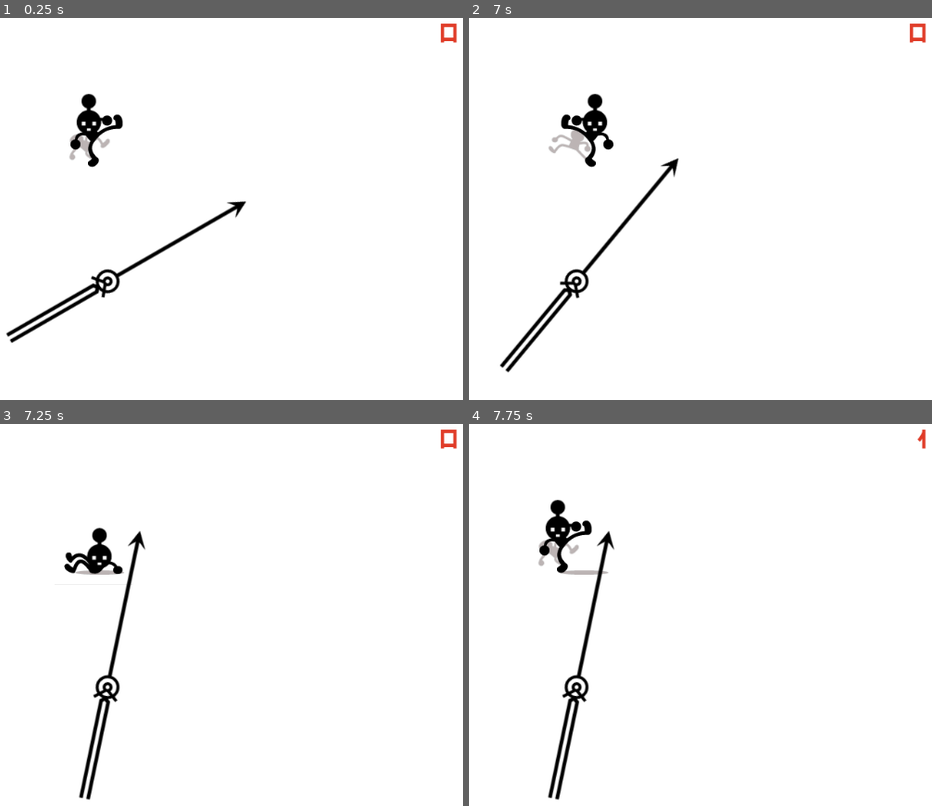
Above: before the commit, frames 1-4 (two rows, left to right).
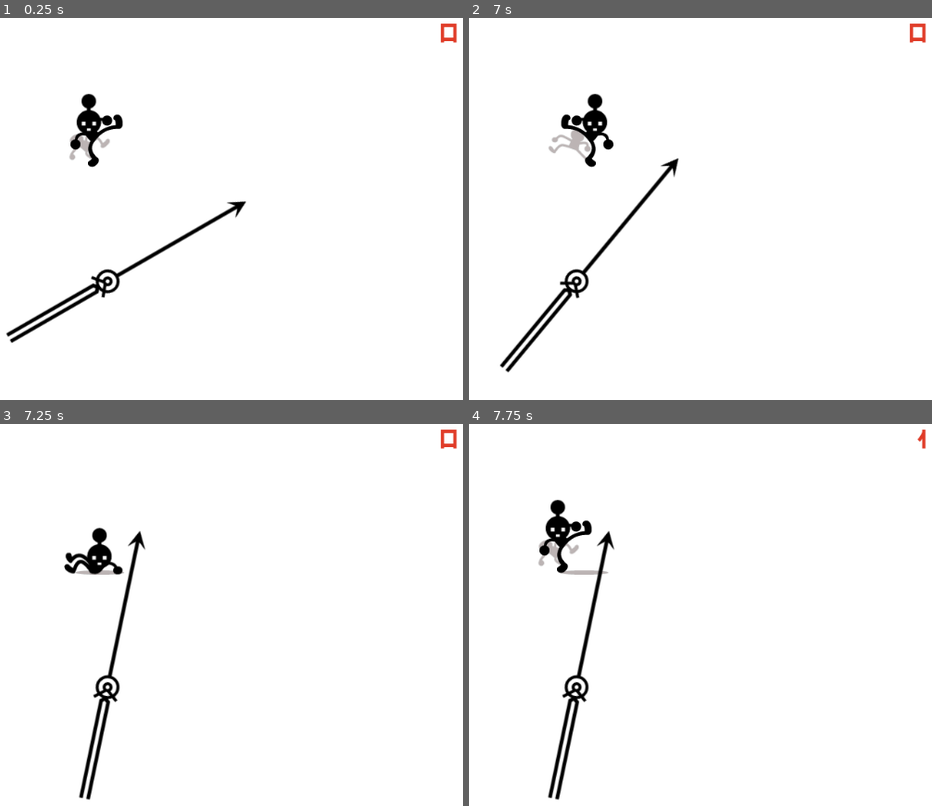
Above: after the commit, the same moments.

Repository: NoodleSushi/Mr-Upbeat-Godot-Remake
Game: Godot game, scene res://Node2D.tscn
Two runs of this game, one before a commit and one after it. Both use one fixed random seed, a clock stepped at 60 frames per second and the inputs below.
Inputs:
- Up to frame 1 (0.25 s): no input
- Up to frame 2 (7 s): tap Enter (ui_accept) at 0.5, 0.77, 1.25, 1.52, 2, 2.75, 3.02, 3.5, 3.77, 4.25, 4.52, 6.02, 6.77 s
- Up to frame 3 (7.25 s): no input
- Up to frame 4 (7.75 s): tap Enter (ui_accept) at 7.52 s

Frames 1-2 are identical in both runs. In frame 3, 0.1% of the frame differs, in the area x 13-27%, y 33-40%; in frame 4, nothing differs.

Commit message:
Completed All Animations

Diff:
--- a/Node2D.tscn
+++ b/Node2D.tscn
@@ -128,7 +128,260 @@
 
 [sub_resource type="Animation" id=2]
 
-resource_name = "step_left"
+resource_name = "bump_left"
+length = 6.0
+loop = false
+step = 1.0
+tracks/0/type = "value"
+tracks/0/path = NodePath("mirror/FallShadow:visible")
+tracks/0/interp = 1
+tracks/0/loop_wrap = true
+tracks/0/imported = false
+tracks/0/enabled = true
+tracks/0/keys = {
+"times": PoolRealArray( 0 ),
+"transitions": PoolRealArray( 1 ),
+"update": 1,
+"values": [ true ]
+}
+tracks/1/type = "value"
+tracks/1/path = NodePath("Shadow:Set_Integer")
+tracks/1/interp = 1
+tracks/1/loop_wrap = true
+tracks/1/imported = false
+tracks/1/enabled = true
+tracks/1/keys = {
+"times": PoolRealArray( 0 ),
+"transitions": PoolRealArray( 1 ),
+"update": 1,
+"values": [ 0 ]
+}
+tracks/2/type = "value"
+tracks/2/path = NodePath("mirror:scale")
+tracks/2/interp = 1
+tracks/2/loop_wrap = true
+tracks/2/imported = false
+tracks/2/enabled = true
+tracks/2/keys = {
+"times": PoolRealArray( 0 ),
+"transitions": PoolRealArray( 1 ),
+"update": 0,
+"values": [ Vector2( -1, 1 ) ]
+}
+tracks/3/type = "value"
+tracks/3/path = NodePath("mirror/Body:Set_Integer")
+tracks/3/interp = 1
+tracks/3/loop_wrap = true
+tracks/3/imported = false
+tracks/3/enabled = true
+tracks/3/keys = {
+"times": PoolRealArray( 0, 2, 4 ),
+"transitions": PoolRealArray( 1, 1, 1 ),
+"update": 1,
+"values": [ 9, 10, 11 ]
+}
+tracks/4/type = "value"
+tracks/4/path = NodePath("mirror/Head:position")
+tracks/4/interp = 1
+tracks/4/loop_wrap = true
+tracks/4/imported = false
+tracks/4/enabled = true
+tracks/4/keys = {
+"times": PoolRealArray( 0, 2, 4 ),
+"transitions": PoolRealArray( 0, 0, 0 ),
+"update": 0,
+"values": [ Vector2( 1.34839, -22.1369 ), Vector2( 5.42443, -28.6689 ), Vector2( 2.05052, -32.8759 ) ]
+}
+tracks/5/type = "value"
+tracks/5/path = NodePath("mirror/Motion/Motion1:visible")
+tracks/5/interp = 1
+tracks/5/loop_wrap = true
+tracks/5/imported = false
+tracks/5/enabled = true
+tracks/5/keys = {
+"times": PoolRealArray( 0 ),
+"transitions": PoolRealArray( 1 ),
+"update": 1,
+"values": [ false ]
+}
+tracks/6/type = "value"
+tracks/6/path = NodePath("mirror/Motion/Motion2:visible")
+tracks/6/interp = 1
+tracks/6/loop_wrap = true
+tracks/6/imported = false
+tracks/6/enabled = true
+tracks/6/keys = {
+"times": PoolRealArray( 0 ),
+"transitions": PoolRealArray( 1 ),
+"update": 1,
+"values": [ false ]
+}
+tracks/7/type = "value"
+tracks/7/path = NodePath("mirror/Motion/Motion4:visible")
+tracks/7/interp = 1
+tracks/7/loop_wrap = true
+tracks/7/imported = false
+tracks/7/enabled = true
+tracks/7/keys = {
+"times": PoolRealArray( 0, 2 ),
+"transitions": PoolRealArray( 1, 1 ),
+"update": 1,
+"values": [ true, false ]
+}
+tracks/8/type = "value"
+tracks/8/path = NodePath("mirror/Motion/Motion4:position")
+tracks/8/interp = 1
+tracks/8/loop_wrap = true
+tracks/8/imported = false
+tracks/8/enabled = true
+tracks/8/keys = {
+"times": PoolRealArray( 0 ),
+"transitions": PoolRealArray( 1 ),
+"update": 0,
+"values": [ Vector2( 67.5861, -21.53 ) ]
+}
+tracks/9/type = "value"
+tracks/9/path = NodePath("mirror/Motion/Motion4:rotation_degrees")
+tracks/9/interp = 1
+tracks/9/loop_wrap = true
+tracks/9/imported = false
+tracks/9/enabled = true
+tracks/9/keys = {
+"times": PoolRealArray( 0 ),
+"transitions": PoolRealArray( 1 ),
+"update": 0,
+"values": [ 0.0 ]
+}
+
+[sub_resource type="Animation" id=3]
+
+resource_name = "bump_right"
+length = 6.0
+loop = false
+step = 1.0
+tracks/0/type = "value"
+tracks/0/path = NodePath("mirror/FallShadow:visible")
+tracks/0/interp = 1
+tracks/0/loop_wrap = true
+tracks/0/imported = false
+tracks/0/enabled = true
+tracks/0/keys = {
+"times": PoolRealArray( 0 ),
+"transitions": PoolRealArray( 1 ),
+"update": 1,
+"values": [ true ]
+}
+tracks/1/type = "value"
+tracks/1/path = NodePath("Shadow:Set_Integer")
+tracks/1/interp = 1
+tracks/1/loop_wrap = true
+tracks/1/imported = false
+tracks/1/enabled = true
+tracks/1/keys = {
+"times": PoolRealArray( 0 ),
+"transitions": PoolRealArray( 1 ),
+"update": 1,
+"values": [ 0 ]
+}
+tracks/2/type = "value"
+tracks/2/path = NodePath("mirror:scale")
+tracks/2/interp = 1
+tracks/2/loop_wrap = true
+tracks/2/imported = false
+tracks/2/enabled = true
+tracks/2/keys = {
+"times": PoolRealArray( 0 ),
+"transitions": PoolRealArray( 1 ),
+"update": 0,
+"values": [ Vector2( 1, 1 ) ]
+}
+tracks/3/type = "value"
+tracks/3/path = NodePath("mirror/Body:Set_Integer")
+tracks/3/interp = 1
+tracks/3/loop_wrap = true
+tracks/3/imported = false
+tracks/3/enabled = true
+tracks/3/keys = {
+"times": PoolRealArray( 0, 2, 4 ),
+"transitions": PoolRealArray( 1, 1, 1 ),
+"update": 1,
+"values": [ 9, 10, 11 ]
+}
+tracks/4/type = "value"
+tracks/4/path = NodePath("mirror/Head:position")
+tracks/4/interp = 1
+tracks/4/loop_wrap = true
+tracks/4/imported = false
+tracks/4/enabled = true
+tracks/4/keys = {
+"times": PoolRealArray( 0, 2, 4 ),
+"transitions": PoolRealArray( 0, 0, 0 ),
+"update": 0,
+"values": [ Vector2( 1.34839, -22.1369 ), Vector2( 5.42443, -28.6689 ), Vector2( 2.05052, -32.8759 ) ]
+}
+tracks/5/type = "value"
+tracks/5/path = NodePath("mirror/Motion/Motion1:visible")
+tracks/5/interp = 1
+tracks/5/loop_wrap = true
+tracks/5/imported = false
+tracks/5/enabled = true
+tracks/5/keys = {
+"times": PoolRealArray( 0 ),
+"transitions": PoolRealArray( 1 ),
+"update": 1,
+"values": [ false ]
+}
+tracks/6/type = "value"
+tracks/6/path = NodePath("mirror/Motion/Motion2:visible")
+tracks/6/interp = 1
+tracks/6/loop_wrap = true
+tracks/6/imported = false
+tracks/6/enabled = true
+tracks/6/keys = {
+"times": PoolRealArray( 0 ),
+"transitions": PoolRealArray( 1 ),
+"update": 1,
+"values": [ false ]
+}
+tracks/7/type = "value"
+tracks/7/path = NodePath("mirror/Motion/Motion4:visible")
+tracks/7/interp = 1
+tracks/7/loop_wrap = true
+tracks/7/imported = false
+tracks/7/enabled = true
+tracks/7/keys = {
+"times": PoolRealArray( 0, 2 ),
+"transitions": PoolRealArray( 1, 1 ),
+"update": 1,
+"values": [ true, false ]
+}
+tracks/8/type = "value"
+tracks/8/path = NodePath("mirror/Motion/Motion4:position")
+tracks/8/interp = 1
+tracks/8/loop_wrap = true
+tracks/8/imported = false
+tracks/8/enabled = true
+tracks/8/keys = {
+"times": PoolRealArray( 0 ),
+"transitions": PoolRealArray( 1 ),
+"update": 0,
+"values": [ Vector2( 67.5861, -21.53 ) ]
+}
+tracks/9/type = "value"
+tracks/9/path = NodePath("mirror/Motion/Motion4:rotation_degrees")
+tracks/9/interp = 1
+tracks/9/loop_wrap = true
+tracks/9/imported = false
+tracks/9/enabled = true
+tracks/9/keys = {
+"times": PoolRealArray( 0 ),
+"transitions": PoolRealArray( 1 ),
+"update": 0,
+"values": [ 0.0 ]
+}
+
+[sub_resource type="Animation" id=4]
+
 length = 7.0
 loop = false
 step = 1.0
@@ -283,9 +536,8 @@
 "values": [ true, false ]
 }
 
-[sub_resource type="Animation" id=4]
-
-resource_name = "trip_left"
+[sub_resource type="Animation" id=6]
+
 length = 10.0
 loop = false
 step = 1.0
@@ -397,10 +649,33 @@
 "update": 1,
 "values": [ true, false ]
 }
-
-[sub_resource type="Animation" id=5]
-
-resource_name = "trip_right"
+tracks/9/type = "value"
+tracks/9/path = NodePath("mirror/Motion/Motion4:position")
+tracks/9/interp = 1
+tracks/9/loop_wrap = true
+tracks/9/imported = false
+tracks/9/enabled = true
+tracks/9/keys = {
+"times": PoolRealArray( 0 ),
+"transitions": PoolRealArray( 1 ),
+"update": 0,
+"values": [ Vector2( 11.3038, 3.92252 ) ]
+}
+tracks/10/type = "value"
+tracks/10/path = NodePath("mirror/Motion/Motion4:rotation_degrees")
+tracks/10/interp = 1
+tracks/10/loop_wrap = true
+tracks/10/imported = false
+tracks/10/enabled = true
+tracks/10/keys = {
+"times": PoolRealArray( 0 ),
+"transitions": PoolRealArray( 1 ),
+"update": 0,
+"values": [ 181.5 ]
+}
+
+[sub_resource type="Animation" id=7]
+
 length = 10.0
 loop = false
 step = 1.0
@@ -512,8 +787,32 @@
 "update": 1,
 "values": [ true, false ]
 }
-
-[sub_resource type="Animation" id=6]
+tracks/9/type = "value"
+tracks/9/path = NodePath("mirror/Motion/Motion4:position")
+tracks/9/interp = 1
+tracks/9/loop_wrap = true
+tracks/9/imported = false
+tracks/9/enabled = true
+tracks/9/keys = {
+"times": PoolRealArray( 0 ),
+"transitions": PoolRealArray( 1 ),
+"update": 0,
+"values": [ Vector2( 11.3038, 3.92252 ) ]
+}
+tracks/10/type = "value"
+tracks/10/path = NodePath("mirror/Motion/Motion4:rotation_degrees")
+tracks/10/interp = 1
+tracks/10/loop_wrap = true
+tracks/10/imported = false
+tracks/10/enabled = true
+tracks/10/keys = {
+"times": PoolRealArray( 0 ),
+"transitions": PoolRealArray( 1 ),
+"update": 0,
+"values": [ 181.5 ]
+}
+
+[sub_resource type="Animation" id=8]
 
 length = 6.0
 loop = false
@@ -712,7 +1011,7 @@
 position = Vector2( 18.9379, -14.9308 )
 texture = ExtResource( 5 )
 region_enabled = true
-region_rect = Rect2( 2, 227, 108, 60 )
+region_rect = Rect2( 2, 227, 108, 59 )
 region_filter_clip = true
 _sections_unfolded = [ "Region", "Transform", "Visibility" ]
 
@@ -723,6 +1022,36 @@
 texture = ExtResource( 5 )
 region_enabled = true
 region_rect = Rect2( 2, 291, 108, 50 )
+region_filter_clip = true
+_sections_unfolded = [ "Region", "Transform", "Visibility" ]
+
+[node name="Body9" type="Sprite" parent="MrUpbeat/mirror/Body" index="8"]
+
+visible = false
+position = Vector2( 18.5505, -15.238 )
+texture = ExtResource( 5 )
+region_enabled = true
+region_rect = Rect2( 218, 275, 132, 59 )
+region_filter_clip = true
+_sections_unfolded = [ "Region", "Transform", "Visibility" ]
+
+[node name="Body10" type="Sprite" parent="MrUpbeat/mirror/Body" index="9"]
+
+visible = false
+position = Vector2( 18.5505, -15.238 )
+texture = ExtResource( 5 )
+region_enabled = true
+region_rect = Rect2( 218, 211, 132, 59 )
+region_filter_clip = true
+_sections_unfolded = [ "Region", "Transform", "Visibility" ]
+
+[node name="Body11" type="Sprite" parent="MrUpbeat/mirror/Body" index="10"]
+
+visible = false
+position = Vector2( 18.5505, -15.238 )
+texture = ExtResource( 5 )
+region_enabled = true
+region_rect = Rect2( 218, 147, 132, 59 )
 region_filter_clip = true
 _sections_unfolded = [ "Region", "Transform", "Visibility" ]
 
@@ -791,8 +1120,7 @@
 [node name="Motion4" type="Sprite" parent="MrUpbeat/mirror/Motion" index="3"]
 
 visible = false
-position = Vector2( 11.3038, 3.92252 )
-rotation = 3.16777
+position = Vector2( 67.5861, -21.53 )
 texture = ExtResource( 5 )
 region_enabled = true
 region_rect = Rect2( 410, 3, 100, 59 )
@@ -806,10 +1134,12 @@
 playback_default_blend_time = 0.0
 playback_speed = 60.0
 anims/INIT = SubResource( 1 )
-anims/step_left = SubResource( 2 )
-anims/step_right = SubResource( 3 )
-anims/trip_left = SubResource( 4 )
-anims/trip_right = SubResource( 5 )
+anims/bump_left = SubResource( 2 )
+anims/bump_right = SubResource( 3 )
+anims/step_left = SubResource( 4 )
+anims/step_right = SubResource( 5 )
+anims/trip_left = SubResource( 6 )
+anims/trip_right = SubResource( 7 )
 blend_times = [  ]
 _sections_unfolded = [ "Playback Options" ]
 
Not shown: 3 places in Node2D.tscn that only renumber resources
